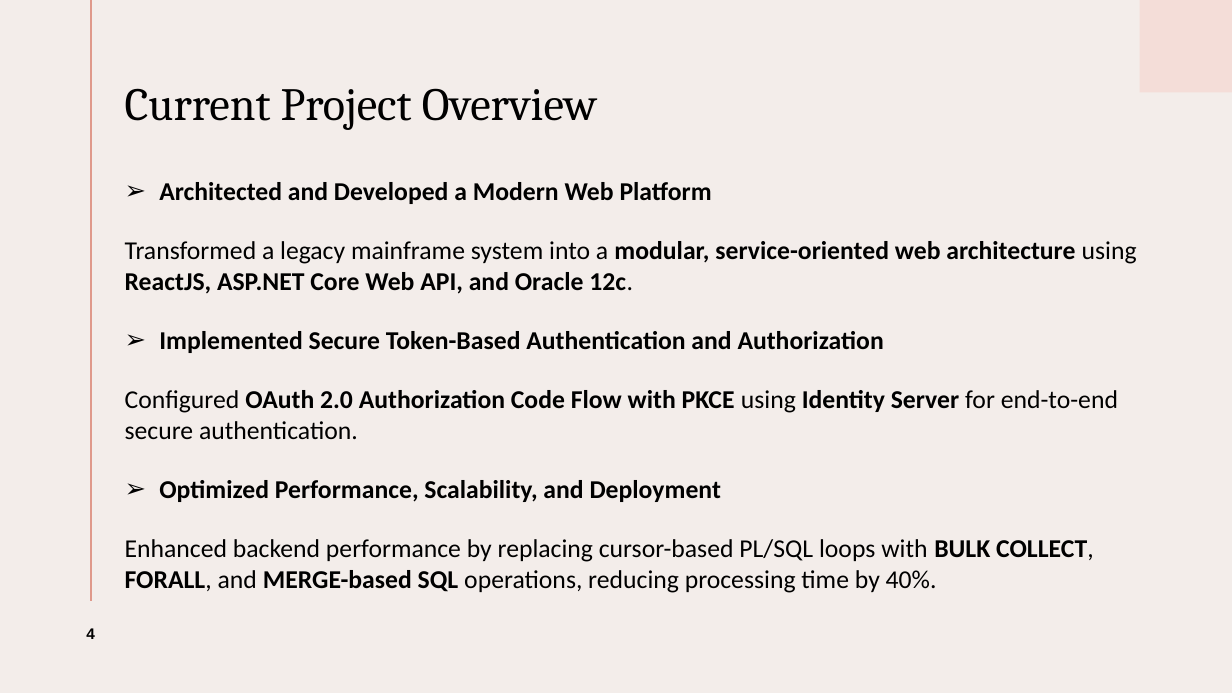
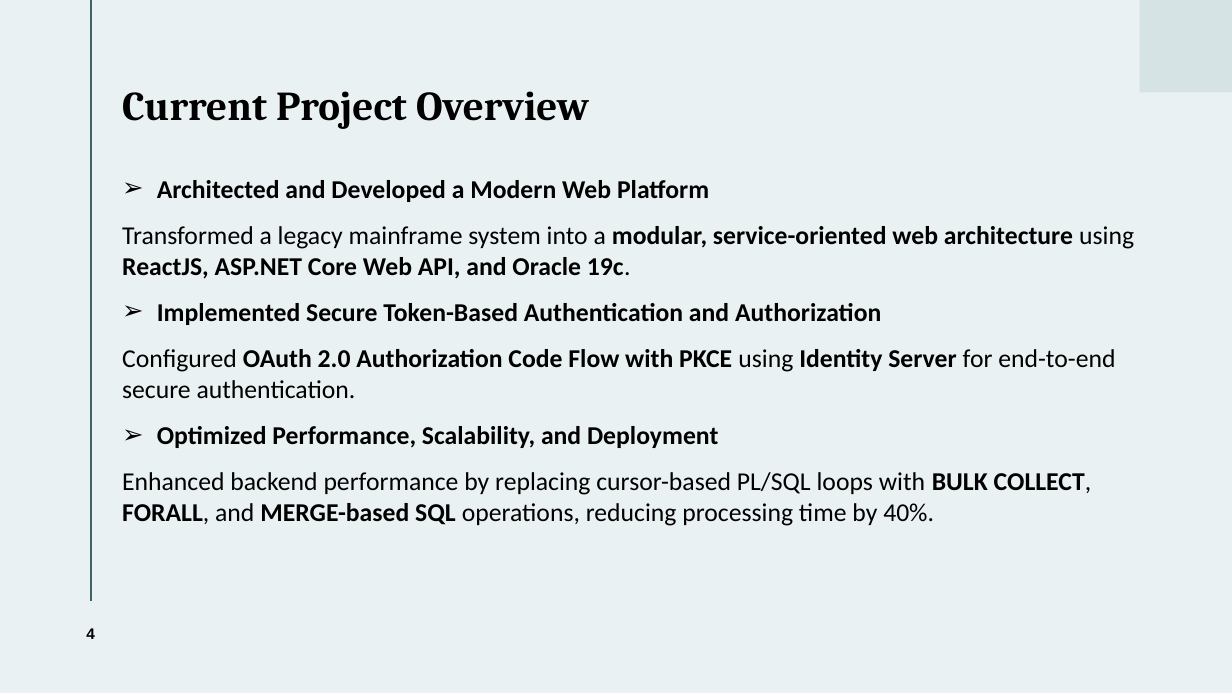
Before and after one commit to ChittaniSwathiTamuc/sel-react-webapp, a slide deck: slide 4 of SEL Presentation.pptx. Drawn at 1232x693 pixels with LibreOffice and Linux fonts; fonts in the diff are those of the drawing. Boxes give left, top, right and bottom in pixels: in the first picture for what was removed or moved away, otherwise in the second. Text is boxed around its words. In the diff, an @@ line names an element or a change of style, - is before the commit and + after.

```diff
--- a/SEL Presentation.pptx
+++ b/SEL Presentation.pptx
@@ background #F3EDEA to #EAF1F2 @@
@@ line (91, 0) - (91, 601): stroke #DF998B 1.5 pt to #40636A 1.5 pt @@
@@ rectangle at bbox=[1140, 0, 1232, 92]: fill #F4DDD8 to #D5E3E5 @@
@@ title "Current Project Overview" at bbox=[122, 91, 589, 129]: size 36 to 32 pt, bold on @@
@@ text at bbox=[122, 180, 1115, 526]: less space between paragraphs @@
@@ text at bbox=[122, 226, 1134, 279]: text changed @@
-Transformed a legacy mainframe system into a modular, service-oriented web architecture using ReactJS, ASP.NET Core Web API, and Oracle 12c.
+Transformed a legacy mainframe system into a modular, service-oriented web architecture using ReactJS, ASP.NET Core Web API, and Oracle 19c.
@@ page number at bbox=[86, 628, 95, 639]: more space between paragraphs @@
```
Also in this commit, not shown: 11 other slides changed, 1 slide added, 1 slide removed.
